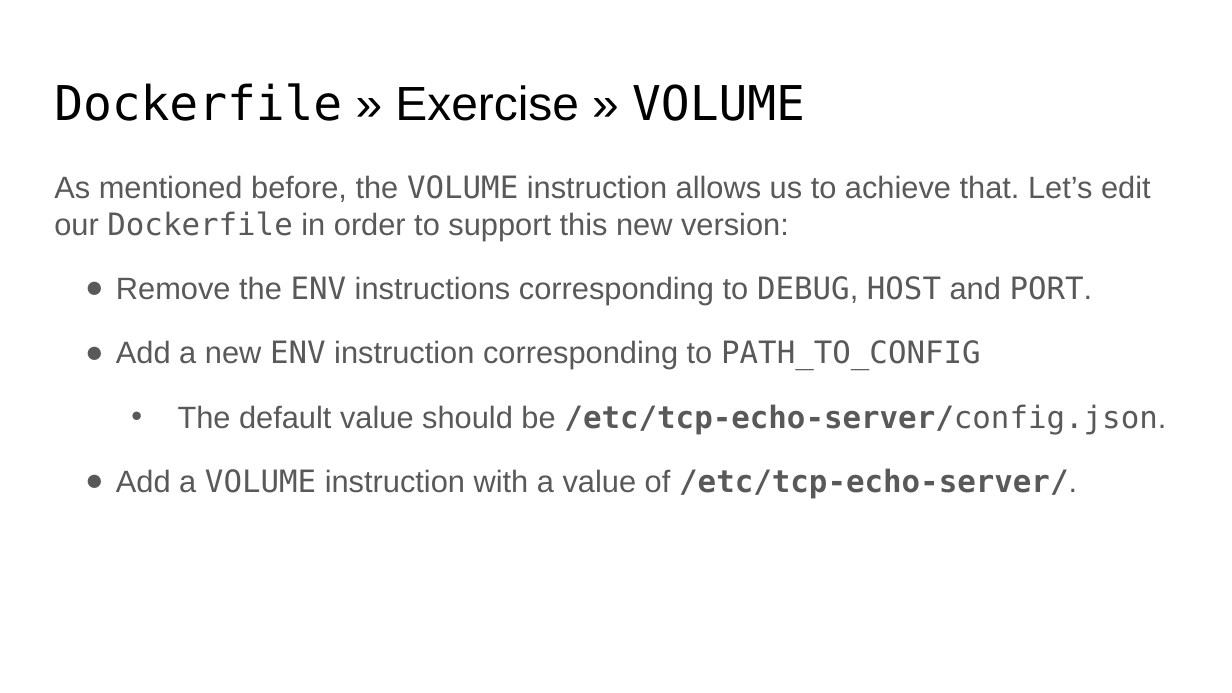
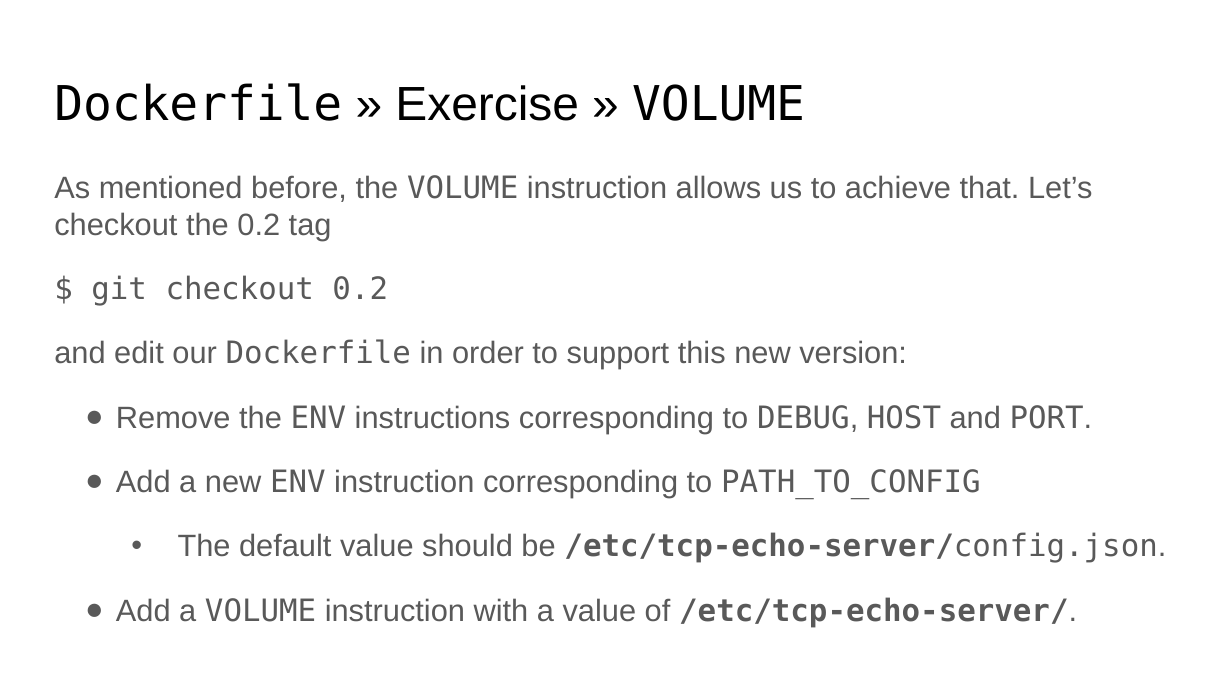
Before and after one commit to travelaudience/training-docker, a slide deck: slide 63 of docs/TA - Docker training.odp. Drawn at 1232x693 pixels with LibreOffice and Linux fonts; fonts in the diff are those of the drawing. Boxes give left, top, right and bottom in pixels: in the first picture for what was removed or moved away, otherwise in the second. Text is boxed around its words. In the diff, an @@ line names an element or a change of style, - is before the commit and + after.

```diff
--- a/docs/TA - Docker training.odp
+++ b/docs/TA - Docker training.odp
@@ text at <box>54,175,1092,369</box>: text changed @@
-As mentioned before, the VOLUME instruction allows us to achieve that. Let’s edit our Dockerfile in order to support this new version:
+As mentioned before, the VOLUME instruction allows us to achieve that. Let’s checkout the 0.2 tag
+$ git checkout 0.2
+and edit our Dockerfile in order to support this new version:
```
Also in this commit, not shown: 9 other slides changed, 2 other files.
